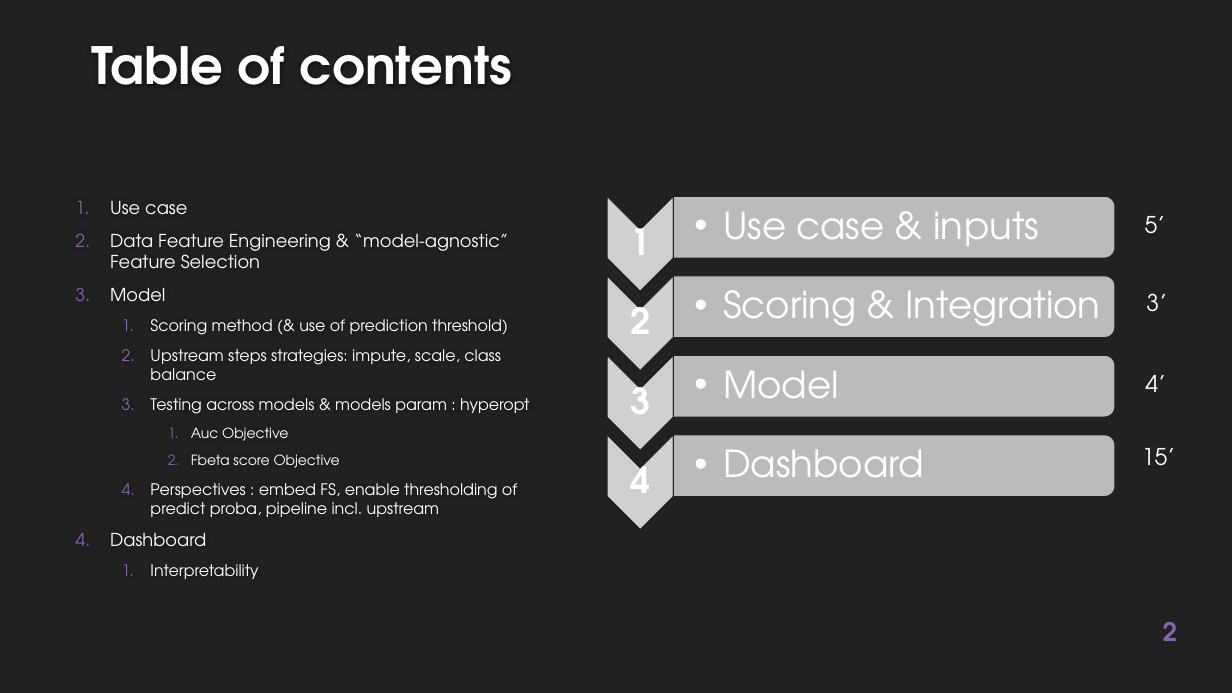
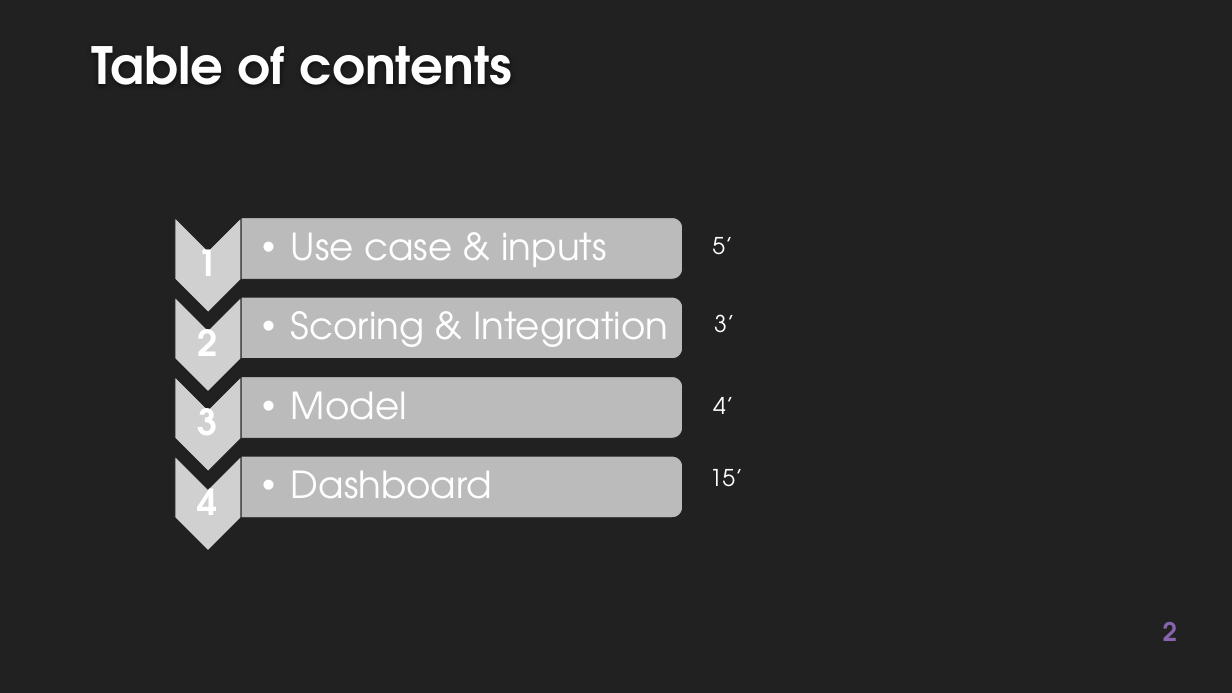
Before and after one commit to EtienneLardeur/P7_Scoring, a slide deck: slide 2 of P7_Support.pptx. Drawn at 1232x693 pixels with LibreOffice and Linux fonts; fonts in the diff are those of the drawing; grey boxes stand for pictures; background and template pictures are left out. Boxes give left, top, right and bottom in pixels: in the first picture for what was removed or moved away, otherwise in the second. Text is boxed around its words. In the diff, an @@ line names an element or a change of style, - is before the commit and + after.

Commit message:
Update P7_Support.pptx
up to : interpretability

```diff
--- a/P7_Support.pptx
+++ b/P7_Support.pptx
@@ text removed at [110,201,529,579] @@
-1. Use case
-2. Data Feature Engineering & “model-agnostic” Feature Selection
-3. Model
-  1. Scoring method (& use of prediction threshold)
-  2. Upstream steps strategies: impute, scale, class balance
-  3. Testing across models & models param : hyperopt
-    1. Auc Objective
-    2. Fbeta score Objective
-  4. Perspectives : embed FS, enable thresholding of predict proba, pipeline incl. upstream
-4. Dashboard
-  1. Interpretability
@@ group removed at [608,196,674,530]: 4 pictures @@
@@ group added at [175,218,242,551]: 4 pictures @@
@@ 7 texts: place and size @@
-7 texts at [723,212,1167,477]
+7 texts at [291,233,735,498]
@@ 5 texts, 4 round same rects: place and size @@
-5 texts, 4 round same rects at [630,196,1176,497]
+5 texts, 4 round same rects at [198,218,744,518]
```
Also in this commit, not shown: 10 other slides changed, 2 slides added, 7 slides removed.
